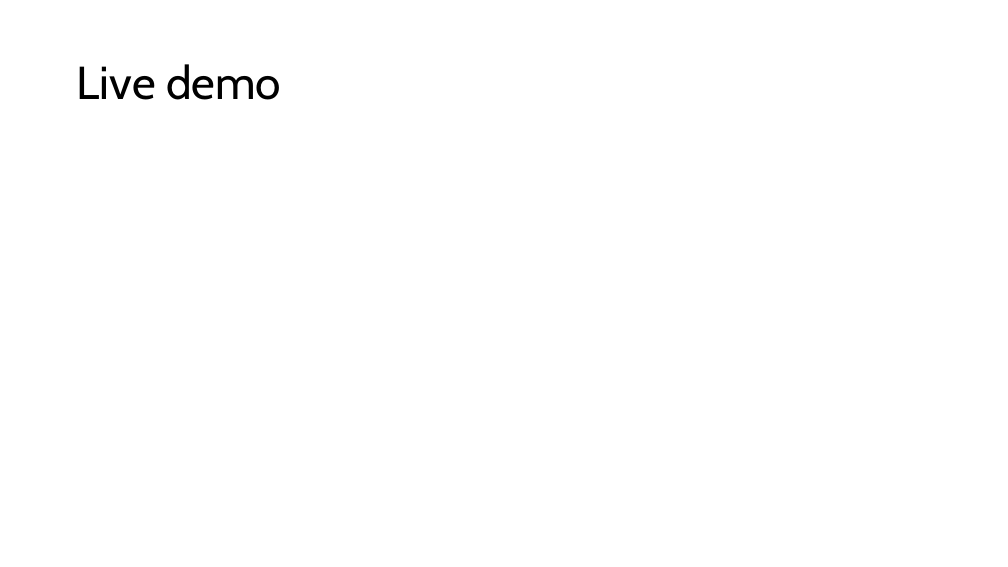
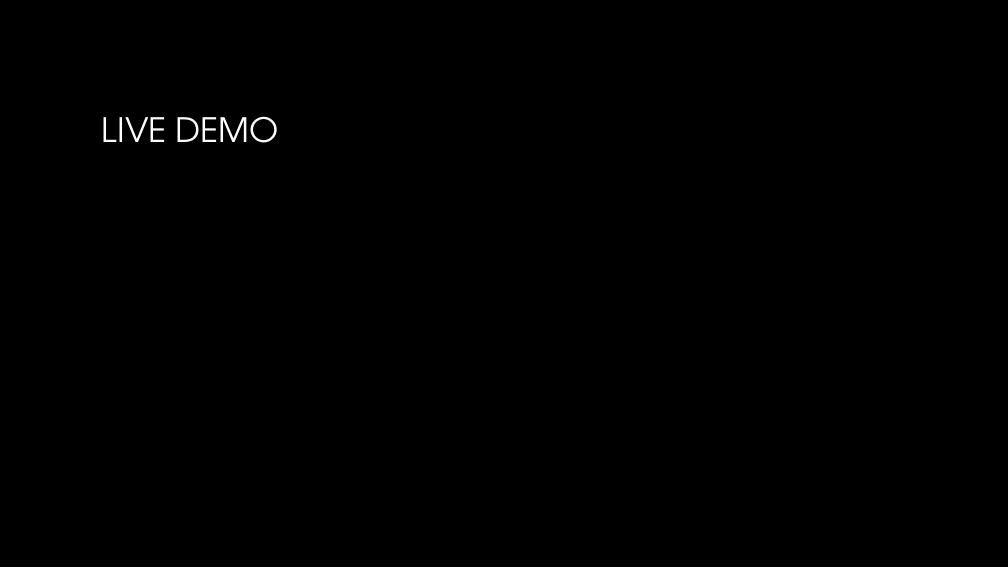
Before and after one commit to allandark/Lagersystem_uge6_7, a slide deck: slide 8 of Docker.pptx (slide 6 before the commit). Drawn at 1008x567 pixels with LibreOffice and Linux fonts; fonts in the diff are those of the drawing; background and template pictures are left out. Boxes give left, top, right and bottom in pixels: in the first picture for what was removed or moved away, otherwise in the second. Text is boxed around its words. In the diff, an @@ line names an element or a change of style, - is before the commit and + after.

```diff
--- a/Docker.pptx
+++ b/Docker.pptx
@@ background #FFFFFF to picture (left out) @@
@@ title at <box>102,116,279,143</box>: text changed; size 44 to 32 pt; font Cabin to TeX Gyre Adventor; text colour #000000 to gradient #FFFFFF to #A6A6A6 @@
-Live demo
+LIVE DEMO
```
Also in this commit, not shown: 6 other slides changed, 4 slides added, 2 slides removed.
